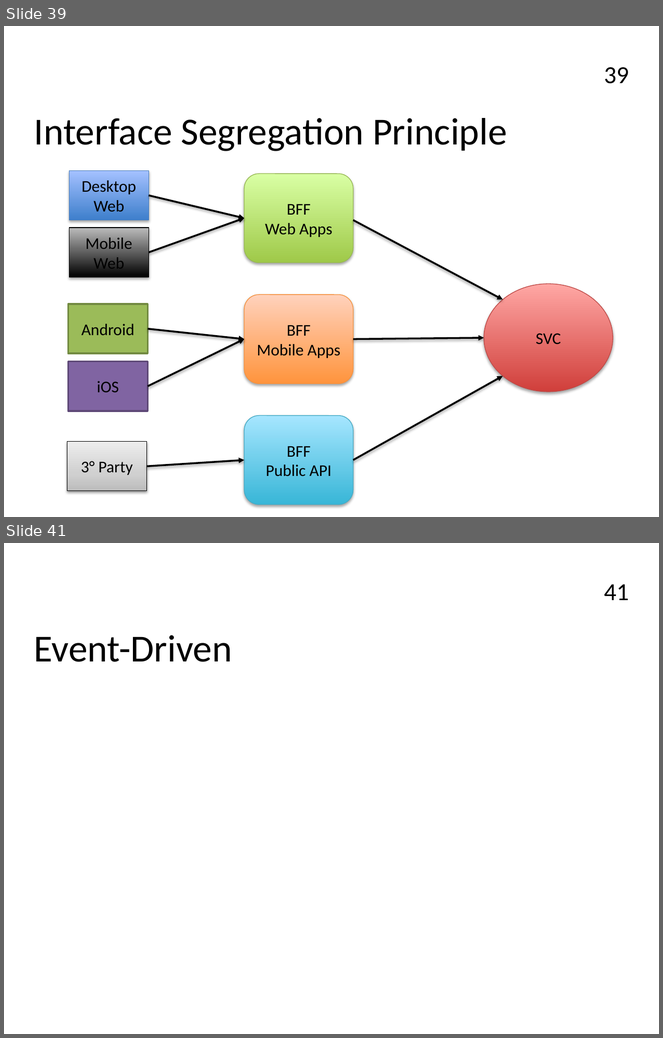
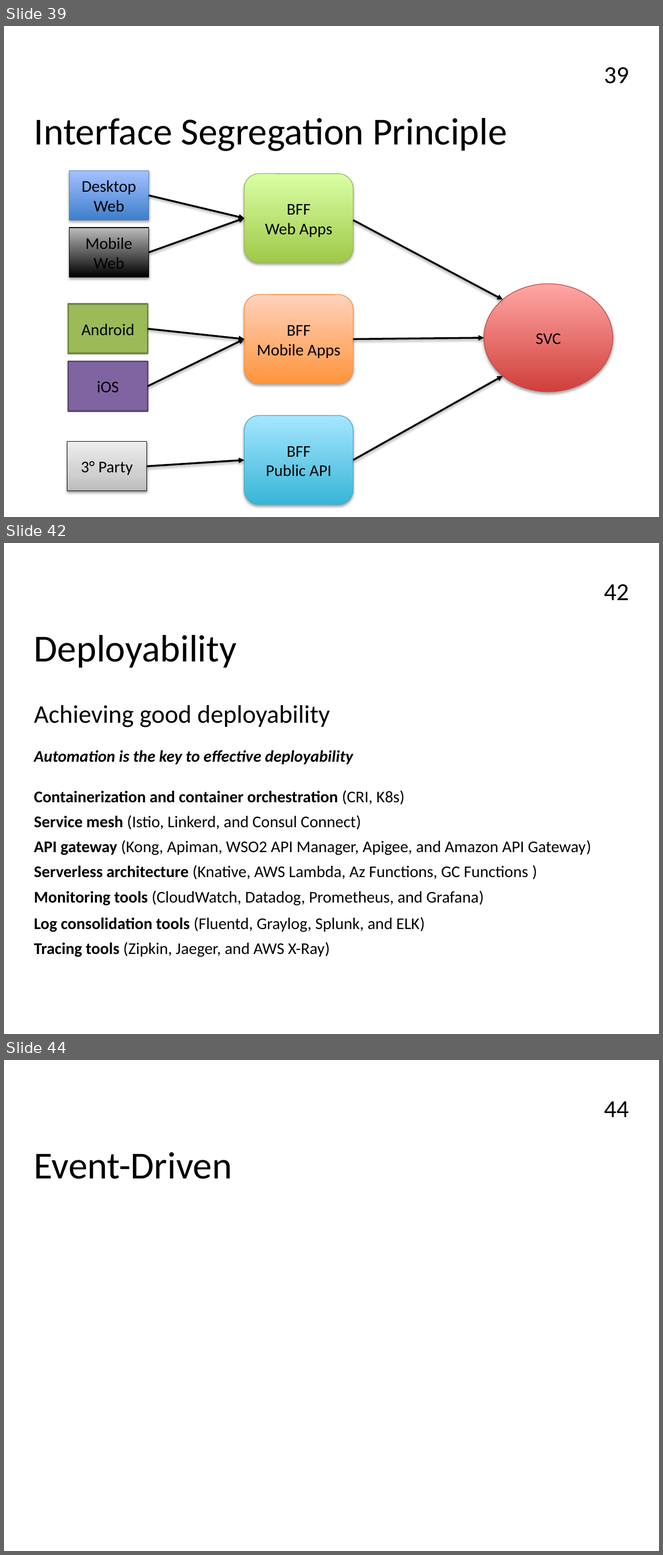
Before and after one commit to FrancoMelandri/SOLID, a slide deck: docs/solid.pptx. Shown one above the other, each under a label of ours: slides 39 and 41 before the commit, slides 39, 42 and 44 after it; the slides between them are not shown. The pictures are 663x1038 and 663x1555 pixels, drawn with LibreOffice and Linux fonts; fonts in the diff are those of the drawing. Boxes give left, top, right and bottom in pixels: in the first picture for what was removed or moved away, otherwise in the second. Text is boxed around its words. In the diff, an @@ line names an element or a change of style, - is before the commit and + after.

Commit message:
adding deployability description

```diff
--- a/docs/solid.pptx
+++ b/docs/solid.pptx
@@ slide 42 added at (4, 543, 659, 1034), background #FFFFFF; not listed: 1 template element that a slide beside it also shows @@
@@ text added at (34, 635, 237, 668), 42 pt, text #000000 @@
+Deployability
@@ text added at (34, 705, 330, 728), 28 pt, text #000000 @@
+Achieving good deployability
@@ text added at (34, 750, 353, 765), 18 pt, text #000000, bold, italic @@
+Automation is the key to effective deployability
@@ text added at (34, 791, 404, 805), 18 pt, text #000000, bold @@
+Containerization and container orchestration (CRI, K8s)
@@ text added at (34, 815, 361, 830), 18 pt, text #000000 @@
+Service mesh (Istio, Linkerd, and Consul Connect)
@@ text added at (34, 840, 592, 856), 18 pt, text #000000 @@
+API gateway (Kong, Apiman, WSO2 API Manager, Apigee, and Amazon API Gateway)
@@ text added at (34, 865, 529, 879), 18 pt, text #000000 @@
+Serverless architecture (Knative, AWS Lambda, Az Functions, GC Functions )
@@ text added at (34, 891, 484, 906), 18 pt, text #000000 @@
+Monitoring tools (CloudWatch, Datadog, Prometheus, and Grafana)
@@ text added at (34, 917, 425, 932), 18 pt, text #000000 @@
+Log consolidation tools (Fluentd, Graylog, Splunk, and ELK)
@@ text added at (34, 942, 330, 957), 18 pt, text #000000 @@
+Tracing tools (Zipkin, Jaeger, and AWS X-Ray)
@@ what was slide 41 is now slide 44 @@
@@ page number at (604, 1101, 629, 1117): text changed @@
-41
+44
```
Also in this commit, not shown: 3 other slides added, 1 slide removed.
